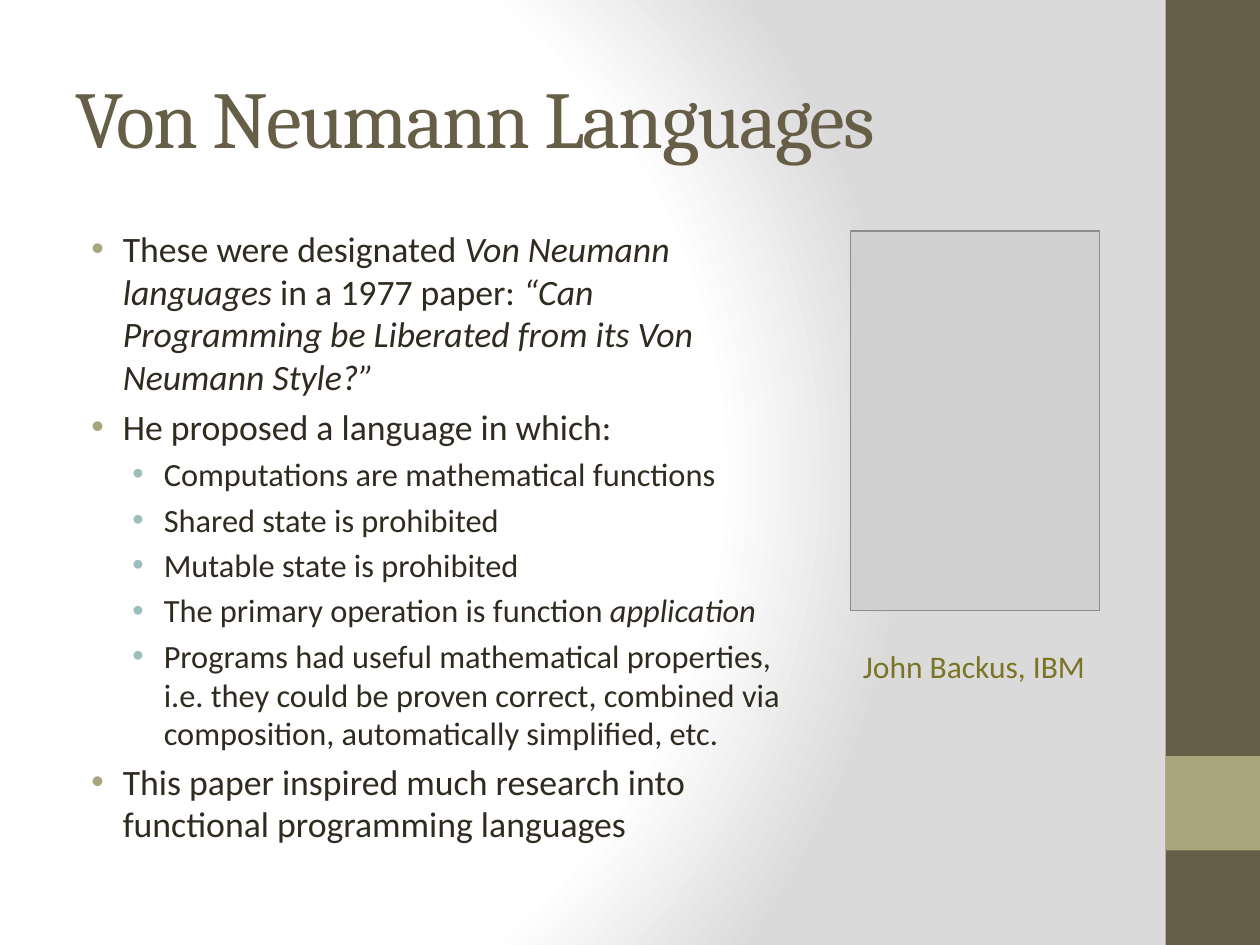
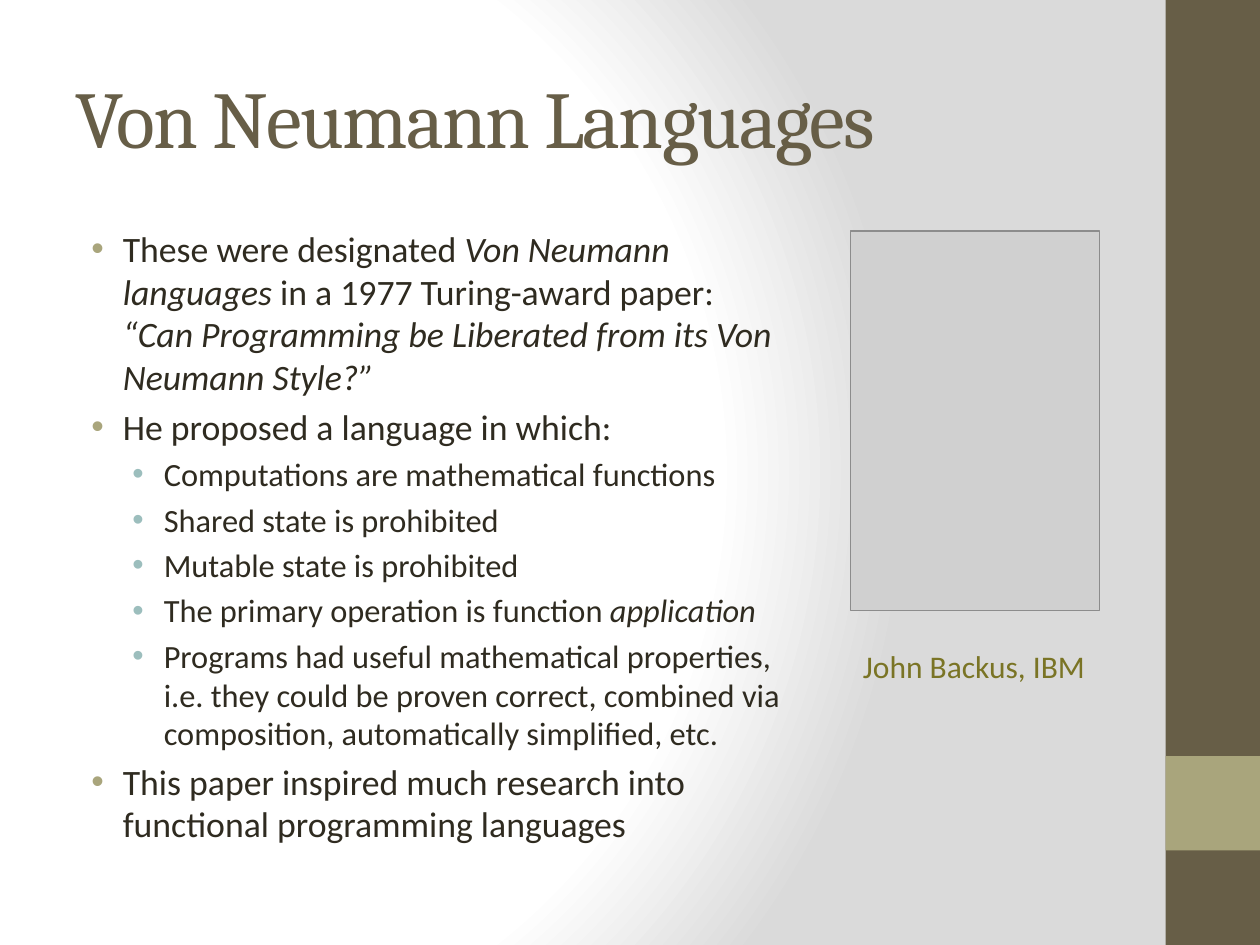
Before and after one commit to bjhartin/FoundationsOfFunctionalProgramming, a slide deck: slide 4 of FoundationsOfFunctionalProgramming.pptx. Drawn at 1260x945 pixels with LibreOffice and Linux fonts; fonts in the diff are those of the drawing; grey boxes stand for pictures. Boxes give left, top, right and bottom in pixels: in the first picture for what was removed or moved away, otherwise in the second. Text is boxed around its words. In the diff, an @@ line names an element or a change of style, - is before the commit and + after.

```diff
--- a/FoundationsOfFunctionalProgramming.pptx
+++ b/FoundationsOfFunctionalProgramming.pptx
@@ text at (123, 237, 771, 396): text changed @@
-• These were designated Von Neumann languages in a 1977 paper: “Can Programming be Liberated from its Von Neumann Style?”
+• These were designated Von Neumann languages in a 1977 Turing-award paper: “Can Programming be Liberated from its Von Neumann Style?”
```
Also in this commit, not shown: 3 other slides changed, 8 other files.
